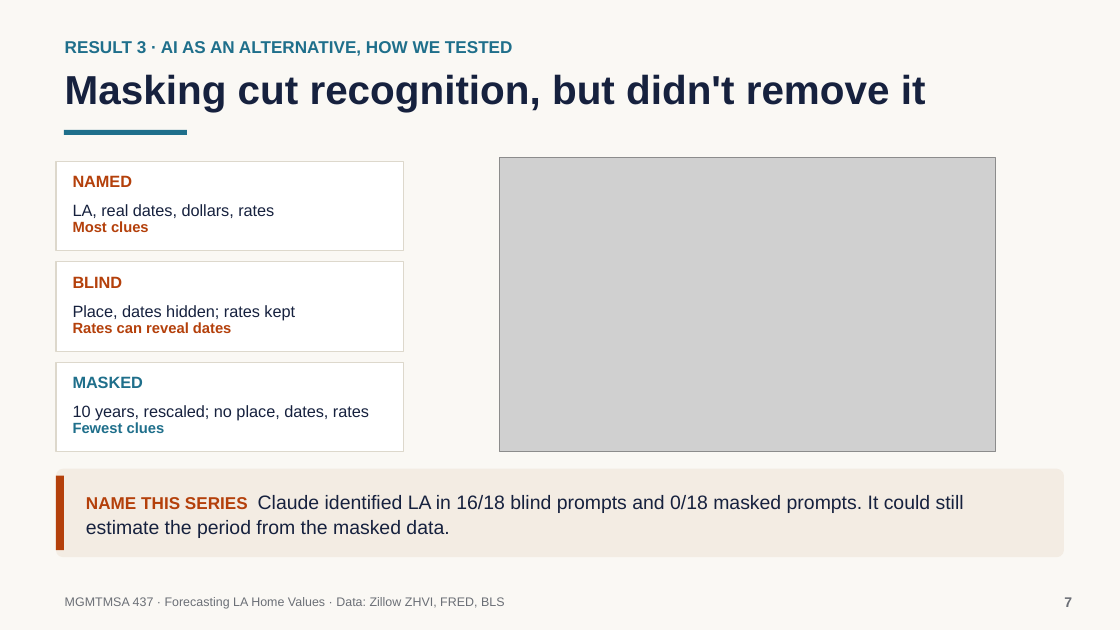
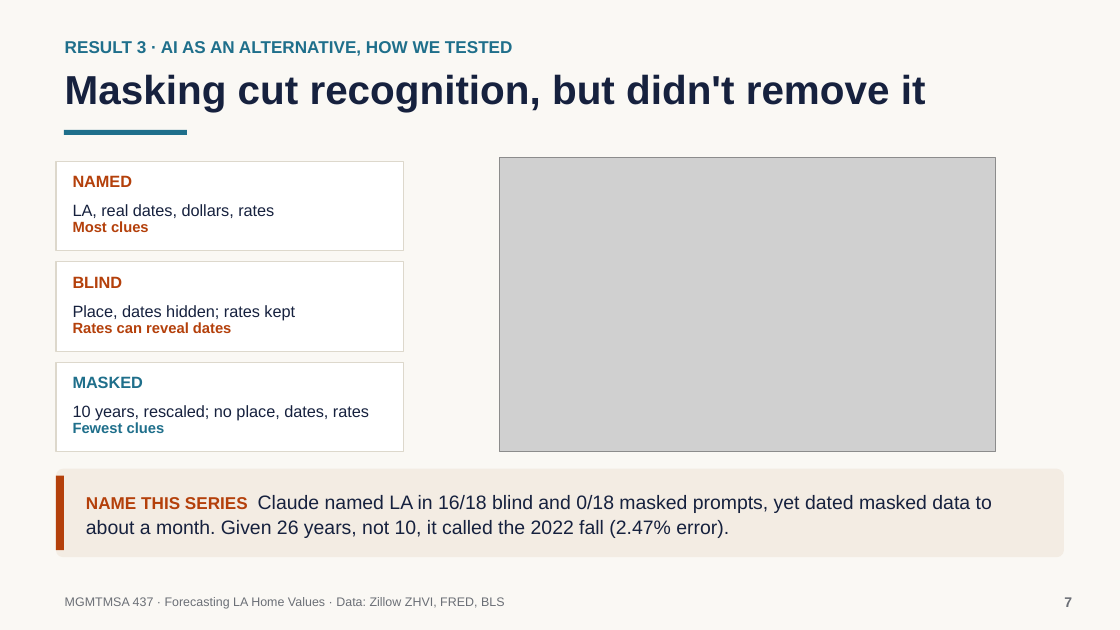
Before and after one commit to neiltd/la-housing-forecast, a slide deck: slide 7 of slides/LA_home_values_slides.pptx. Drawn at 1120x630 pixels with LibreOffice and Linux fonts; fonts in the diff are those of the drawing; grey boxes stand for pictures. Boxes give left, top, right and bottom in pixels: in the first picture for what was removed or moved away, otherwise in the second. Text is boxed around its words. In the diff, an @@ line names an element or a change of style, - is before the commit and + after.

```diff
--- a/slides/LA_home_values_slides.pptx
+++ b/slides/LA_home_values_slides.pptx
@@ text at bbox=[86, 495, 992, 538]: text changed @@
-NAME THIS SERIES Claude identified LA in 16/18 blind prompts and 0/18 masked prompts. It could still estimate the period from the masked data.
+NAME THIS SERIES Claude named LA in 16/18 blind and 0/18 masked prompts, yet dated masked data to about a month. Given 26 years, not 10, it called the 2022 fall (2.47% error).
```
Also in this commit, not shown: 4 other slides changed, 49 other files.
